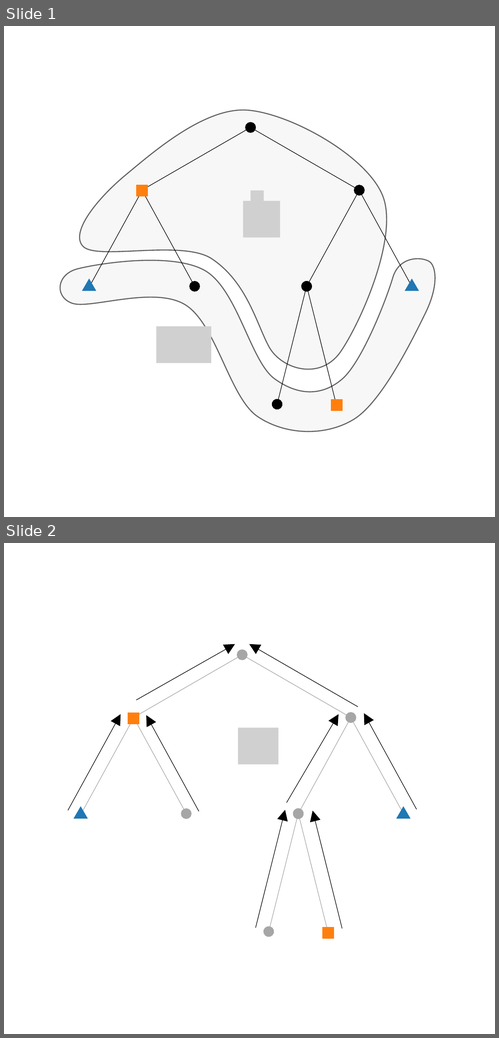
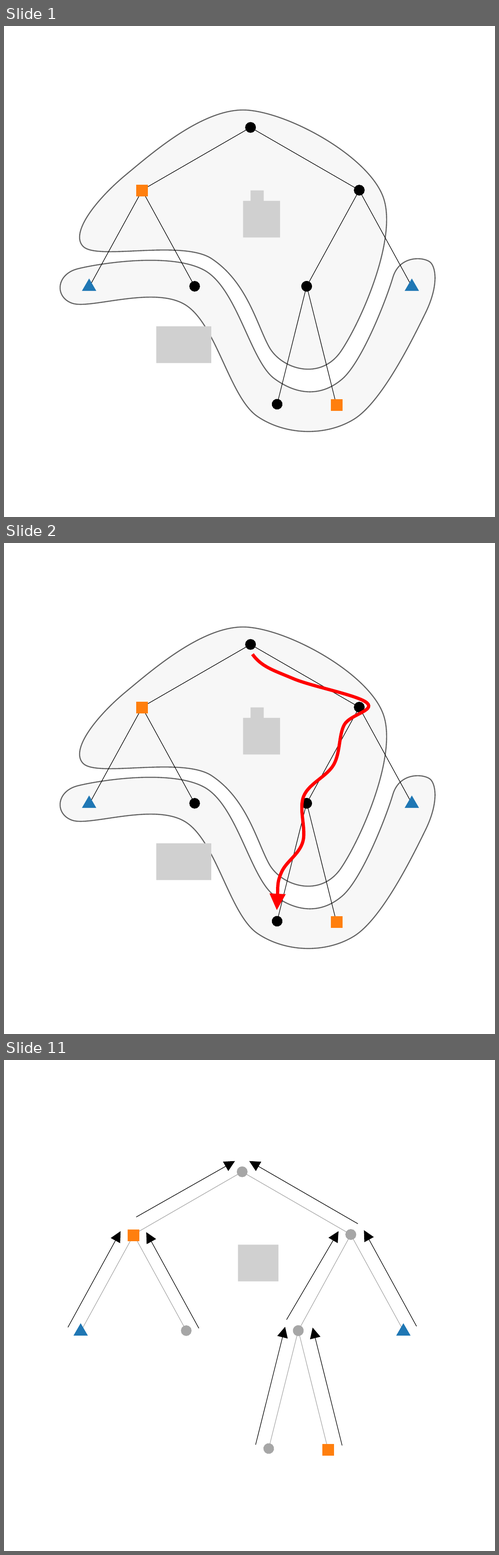
Before and after one commit to eleurent/monte-carlo-graph-search, a slide deck: img/trees.pptx. Shown one above the other, each under a label of ours: slides 1 and 2 before the commit, slides 1, 2 and 11 after it; the slides between them are not shown. The pictures are 499x1038 and 499x1555 pixels, drawn with LibreOffice and Linux fonts; fonts in the diff are those of the drawing; grey boxes stand for pictures. Boxes give left, top, right and bottom in pixels: in the first picture for what was removed or moved away, otherwise in the second. Text is boxed around its words. In the diff, an @@ line names an element or a change of style, - is before the commit and + after.

```diff
--- a/img/trees.pptx
+++ b/img/trees.pptx
@@ slide 2 added at box(4, 543, 495, 1034), background #FFFFFF @@
@@ freeform shape added at box(80, 627, 387, 887), fill #F2F2F2 at 60% opacity, outline #000000 1 pt @@
@@ double arrow added from (142, 708) to (251, 644), #000000 0.5 pt @@
@@ double arrow added from (360, 708) to (251, 644), #000000 0.5 pt @@
@@ freeform shape added at box(253, 655, 369, 910), outline #FF0000 3 pt @@
@@ rectangle added at box(137, 702, 148, 713), fill #FF7F0E, outline #FF7F0E 1 pt @@
@@ double arrow added from (90, 804) to (142, 708), #000000 0.5 pt @@
@@ double arrow added from (195, 804) to (142, 708), #000000 0.5 pt @@
@@ picture added at box(243, 718, 281, 755) @@
@@ picture added at box(251, 708, 264, 731) @@
@@ double arrow added from (307, 804) to (360, 708), #000000 0.5 pt @@
@@ double arrow added from (412, 804) to (360, 708), #000000 0.5 pt @@
@@ freeform shape added at box(60, 776, 436, 949), fill #F2F2F2 at 60% opacity, outline #000000 1 pt @@
@@ triangle added at box(83, 796, 95, 808), fill #1F77B4, outline #1F77B4 1 pt @@
@@ triangle added at box(406, 796, 418, 808), fill #1F77B4, outline #1F77B4 1 pt @@
@@ double arrow added from (277, 921) to (307, 804), #000000 0.5 pt @@
@@ double arrow added from (336, 921) to (307, 804), #000000 0.5 pt @@
@@ picture added at box(156, 843, 211, 880) @@
@@ rectangle added at box(332, 917, 342, 928), fill #FF7F0E, outline #FF7F0E 1 pt @@
@@ what was slide 2 is now slide 11 @@
```
Also in this commit, not shown: 8 other slides added, 30 other files.
